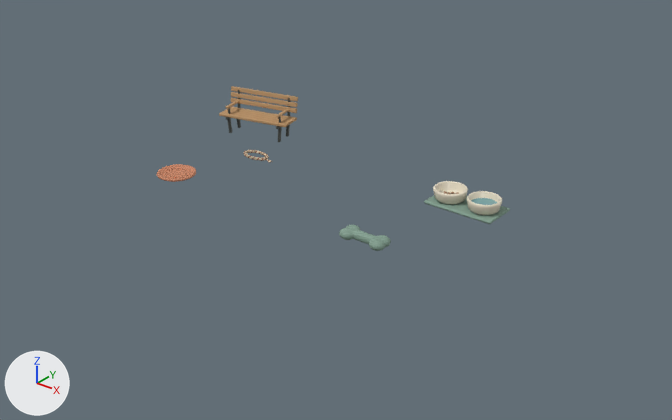
What one commit did to the Blender file design/yard-blender/playground.blend.
Rendered twice from a 50 mm lens placed at (15.32, -17.84, 10.75), pointed at (0.94, 0.13, -0.39). Every picture has the same lights, and +X, +Y and +Z are marked at lower left. The first picture is the older version.

In view in the first picture: 'Sage silicone', 'Still blue water', 'Terracotta rubber', 'Warm graphite', 'Warm ivory ceramic', 'Yard oak' and 2 more.
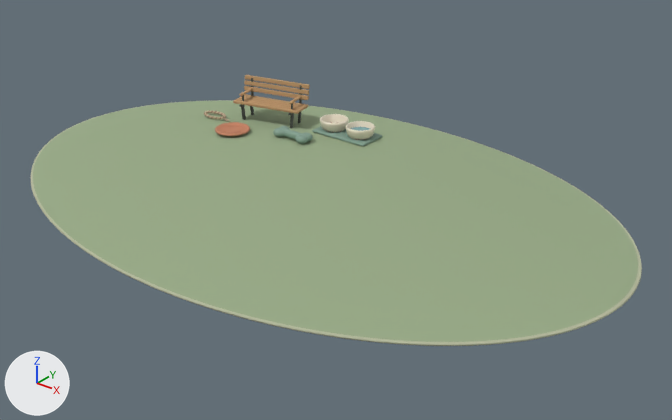
What differs and where, as boxes (x1, y1, x2, y2) in the pictures (672 x 420 px; the box of a moved part takes in the faces that stretch with it):
'Lawn surface', added (green): after (33, 101, 638, 342)
'Lawn edge', added: after (30, 100, 642, 346)
'Yard oak', moved: before (219, 86, 298, 127); after (233, 75, 310, 114)
'Sage silicone', reshaped, moved: before (339, 195, 510, 251); after (273, 126, 382, 146)
'Warm ivory ceramic', moved: before (433, 181, 502, 215); after (320, 114, 375, 140)
'Terracotta rubber', reshaped, moved: before (157, 164, 196, 182); after (215, 122, 365, 140)
'Warm graphite', moved: before (226, 89, 291, 142); after (240, 78, 302, 128)
'Still blue water', moved: before (471, 198, 497, 205); after (351, 127, 370, 131)
part 1 of me_cube_021, moved or reshaped: before (339, 225, 391, 251); after (273, 126, 313, 144)
part 2 of me_bowl_foot, moved or reshaped: before (157, 164, 196, 182); after (215, 122, 250, 136)

Diff of the bpy script that builds the scene:
```diff
--- a/design/yard-blender/playground.blend.py
+++ b/design/yard-blender/playground.blend.py
@@ mat_lawn_surface @@
+mat_lawn_surface = bpy.data.materials.new('Lawn surface')
+# nodes: BsdfPrincipled, Bump, OutputMaterial, TexNoise
+# colours: greyish green #99ac88
@@ me_cube_021 @@
-me_cube_021.from_pydata(...)  # 4480 vertices, 4480 faces; spans x -1.57..1.02, y -3.6..0.52, z -0.05..0.24
+me_cube_021.from_pydata(...)  # 4480 vertices, 4480 faces; spans x -1.77..1.02, y -1.65..0.52, z -0.05..0.24
+# me_cube_021 part 1: the loose piece of 4384 vertices spanning x -1.57..-0.23, y -3.6..-3.0, z -0.04..0.24 is moved by (-0.2, 1.95, 0.0)
 me_cube_021.materials.append(mat_sage_silicone)
@@ me_bowl_foot @@
-me_bowl_foot.from_pydata(...)  # 2832 vertices, 2624 faces; spans x -4.06..4.91, y -2.16..2.14, z 0.03..0.14
+me_bowl_foot.from_pydata(...)  # 2832 vertices, 2624 faces; spans x 0.49..4.91, y -0.86..2.14, z 0.03..0.14
+# me_bowl_foot part 2: the loose piece of 640 vertices spanning x -4.06..-2.94, y -2.16..-1.04, z 0.03..0.14 is moved by (4.55, 1.3, 0.0)
+# other edits to the shape of me_bowl_foot do not show in these pictures
 me_bowl_foot.materials.append(mat_terracotta_rubber)
@@ ob_yard_oak @@
 ob_yard_oak = bpy.data.objects.new('Yard oak', me_cube_001)
-ob_yard_oak.location = (-3.83, 1.94, 0.61)
+ob_yard_oak.location = (-4.33, 3.09, 0.61)
 ob_yard_oak.rotation_euler = (0.0, 0.0, 0.22)  # degrees (0, 0, 13)
@@ ob_warm_graphite @@
 ob_warm_graphite = bpy.data.objects.new('Warm graphite', me_cube_009)
-ob_warm_graphite.location = (-4.74, 1.82, 0.29)
+ob_warm_graphite.location = (-5.24, 2.97, 0.29)
 ob_warm_graphite.rotation_euler = (0.0, -0.09, 0.22)  # degrees (0, -5.2, 13)
@@ ob_sage_silicone @@
 ob_sage_silicone = bpy.data.objects.new('Sage silicone', me_cube_021)
-ob_sage_silicone.location = (4.05, 1.8, 0.04)
+ob_sage_silicone.location = (-1.7, 4.0, 0.04)
@@ ob_warm_ivory_ceramic @@
 ob_warm_ivory_ceramic = bpy.data.objects.new('Warm ivory ceramic', me_ceramic_pet_bowl)
-ob_warm_ivory_ceramic.location = (0.0, 0.0, 0.0)
+ob_warm_ivory_ceramic.location = (-5.75, 2.2, 0.0)
@@ ob_terracotta_rubber @@
 ob_terracotta_rubber = bpy.data.objects.new('Terracotta rubber', me_bowl_foot)
-ob_terracotta_rubber.location = (0.0, 0.0, 0.0)
+ob_terracotta_rubber.location = (-5.75, 2.2, 0.0)
@@ ob_still_blue_water @@
 ob_still_blue_water = bpy.data.objects.new('Still blue water', me_water_surface)
-ob_still_blue_water.location = (0.0, 0.0, 0.0)
+ob_still_blue_water.location = (-5.75, 2.2, 0.0)
@@ ob_lawn_edge @@
+ob_lawn_edge = bpy.data.objects.new('Lawn edge', me_lawn_edge_001)  # 960 vertices, 800 faces; spans x -1.01..1.01, y -1.01..1.01, z -0.08..-0.01; in mat_lawn_edge (grey #b8bca0)
+ob_lawn_edge.location = (0.0, 0.0, 0.0)
+ob_lawn_edge.scale = (9.2, 6.1, 1.0)
@@ ob_lawn_surface @@
+ob_lawn_surface = bpy.data.objects.new('Lawn surface', me_lawn_surface_001)  # 640 vertices, 480 faces; spans x -1.0..1.0, y -1.0..1.0, z -0.05..0.0
+ob_lawn_surface.location = (0.0, 0.0, 0.0)
+ob_lawn_surface.scale = (9.2, 6.1, 1.0)
```
